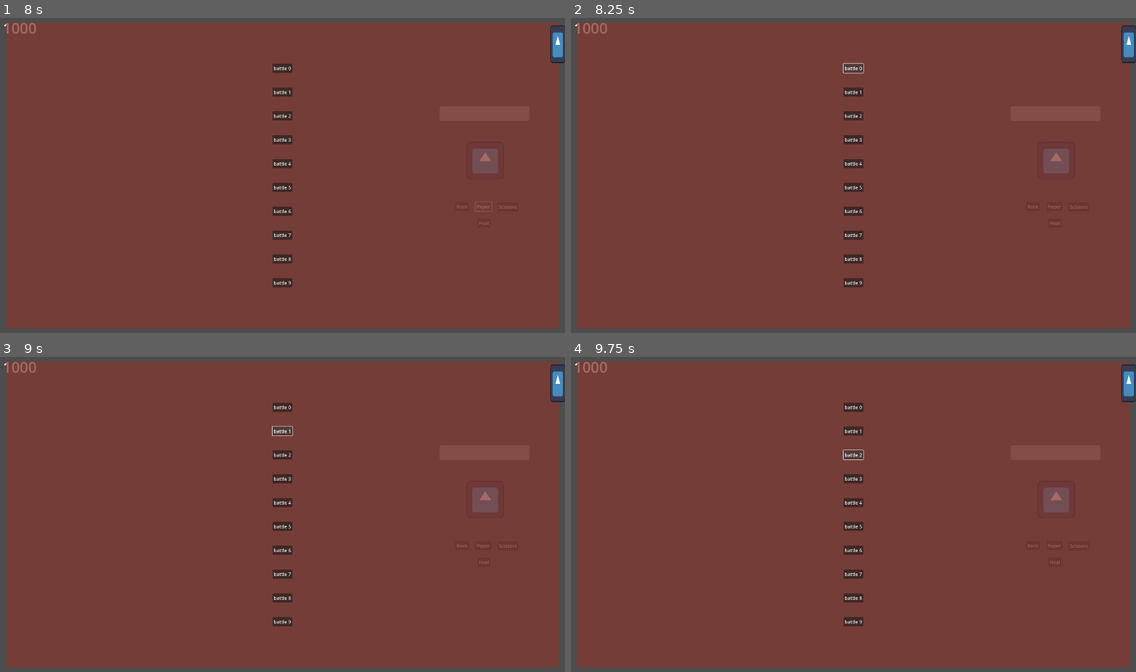
Above: before the commit, frames 1-4 (two rows, left to right).
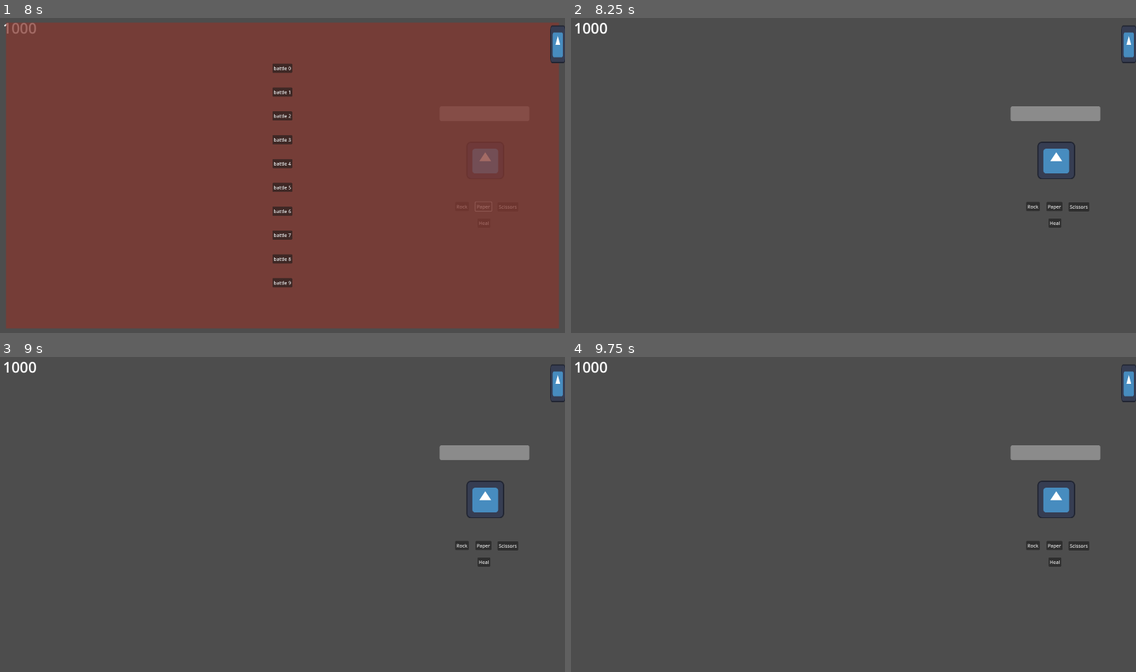
Above: after the commit, the same moments.

Repository: We-Are-Gamers/LD54
Game: Godot game, scene res://ads/game_scene.tscn
Two runs of this game, one before a commit and one after it. Both use one fixed random seed, a clock stepped at 60 frames per second and the inputs below. The engine's default icon, where the game draws it, is replaced by a stand-in: a white triangle on a blue panel in a dark square.
Inputs (mouse positions are in pixels of both pictures, inside the frame that each line leads up to):
- Up to frame 1 (8 s): click "Rock" at 0.5 s; click "Paper" at 1.25 s; click "Scissors" at 2 s; click "Heal" at 2.75 s; click "Rock" at 3.5 s; click "Paper" at 4.25 s; click "Scissors" at 5 s; click "Heal" at 5.75 s; click "Rock" at 6.5 s; click "Paper" at 7.25 s
- Up to frame 2 (8.25 s): click "battle 0" at 8 s
- Up to frame 3 (9 s): click (282, 432) at 8.75 s, where only the run before the commit has a clickable "battle 1"
- Up to frame 4 (9.75 s): click (853, 454) at 9.5 s, where only the run before the commit has a clickable "battle 2"

Frame 1 is identical in both runs. In frame 2, 94% of the frame differs, in the area x 1-99%, y 1-99%; in frame 3, 94%; in frame 4, 94%.

Commit message:
map go away

Diff:
--- a/rpg/map.gd
+++ b/rpg/map.gd
@@ -7,7 +7,11 @@
 	for i in range(max_level):
 		var battle_button = Button.new()
 		battle_button.text = "battle {level}".format({"level": i})
+		battle_button.pressed.connect(_on_button_pressed)
 		%VBoxContainer.add_child(battle_button)
 
 func open_map():
 	current_level += 1
+
+func _on_button_pressed():
+	visible = false
Not shown, added: resources/map_assets/coal.png.import
Not shown, added: resources/map_assets/paper.png.import
Not shown, added: resources/map_assets/scissors.png.import
